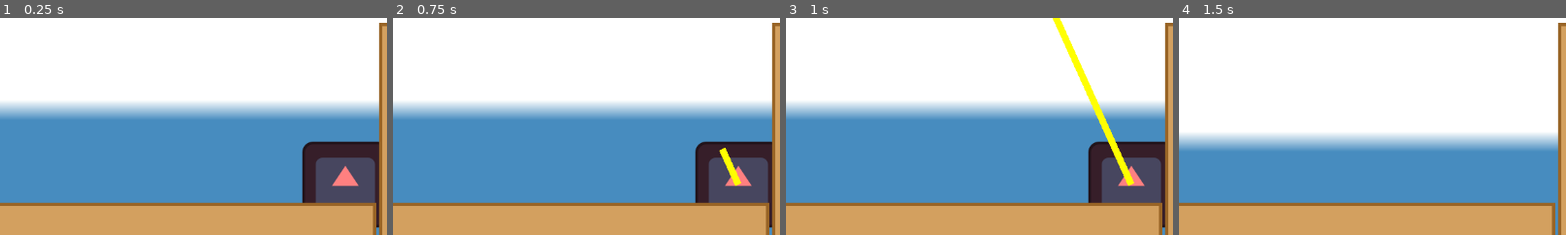
Above: before the commit, frames 1-4 (left to right).
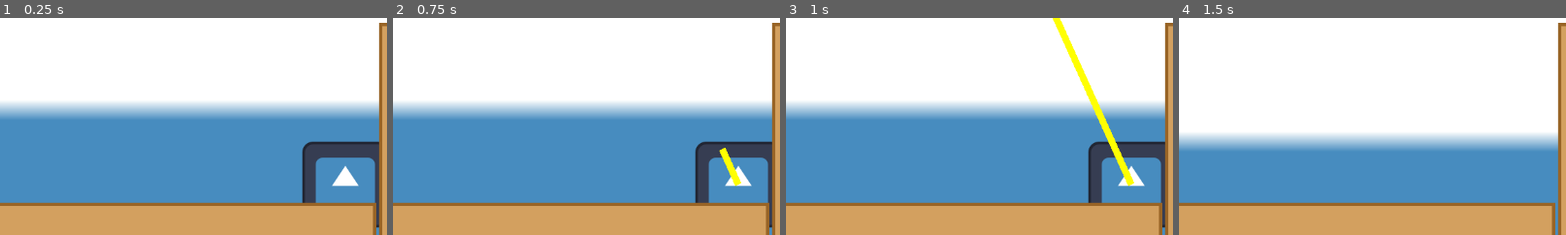
Above: after the commit, the same moments.

Repository: MaddestOfLads/jam-for-a-cause-team-stick-bug-game
Game: Godot game, scene res://Scene/map.tscn
Two runs of this game, one before a commit and one after it. Both use one fixed random seed, a clock stepped at 60 frames per second and the inputs below. The engine's default icon, where the game draws it, is replaced by a stand-in: a white triangle on a blue panel in a dark square.
Inputs (mouse positions are % of the whole screen's width and height, from its top left):
- Up to frame 1 (0.25 s): no input
- Up to frame 2 (0.75 s): tap Enter at 0.5 s; drag from (72, 76) to (60, 28) at 0.52 s
- Up to frame 3 (1 s): no input
- Up to frame 4 (1.5 s): tap Space at 1.25 s; drag from (30, 55) to (72, 76) at 1.27 s
The pictures show only the part of the screen within x 28-78%, y 38-88%; the shares and areas given below are measured in that part.

The runs differ from the first frame. In frame 1, 5.6% of the frame differs, in the area x 78-98%, y 57-97%; in frame 2, 5.3%; in frame 3, 5.2%; in frame 4, nothing differs.

Commit message:
Add radius & indicators

Diff:
--- a/Scene/island.tscn
+++ b/Scene/island.tscn
@@ -2,16 +2,23 @@
 
 [ext_resource type="Script" uid="uid://cx1j5ug5x8k2f" path="res://Script/island.gd" id="1_bm5u3"]
 [ext_resource type="Texture2D" uid="uid://cujvsfwpdtan4" path="res://icon.svg" id="2_w07yj"]
+[ext_resource type="Script" uid="uid://4uui4wr3oe4m" path="res://Scene/radius_circle.gd" id="3_c7upt"]
 
 [sub_resource type="RectangleShape2D" id="RectangleShape2D_sk6ow"]
 size = Vector2(128, 128)
 
-[node name="Island" type="Area2D" unique_id=2017080390]
+[node name="Island" type="Area2D" unique_id=2017080390 node_paths=PackedStringArray("radius_circle")]
 z_index = 1
 script = ExtResource("1_bm5u3")
+radius_circle = NodePath("RadiusCircle")
 
 [node name="CollisionShape2D" type="CollisionShape2D" parent="." unique_id=19922822]
 shape = SubResource("RectangleShape2D_sk6ow")
 
 [node name="Sprite2D" type="Sprite2D" parent="." unique_id=1469256903]
 texture = ExtResource("2_w07yj")
+
+[node name="RadiusCircle" type="Node2D" parent="." unique_id=49595962]
+visible = false
+z_index = -1
+script = ExtResource("3_c7upt")
--- /dev/null
+++ b/Scene/radius_circle.gd
@@ -0,0 +1,7 @@
+class_name RadiusCircle extends Node2D
+
+var radius : int = 500
+var outline_color : Color = Color(0.5, 0.5, 1.0, 0.2)
+
+func _draw() -> void:
+	draw_circle(Vector2.ZERO, radius, outline_color)
--- a/Script/island.gd
+++ b/Script/island.gd
@@ -2,9 +2,13 @@
 
 
 @export var id: int = -1
+@export var radius_circle : RadiusCircle = null
+@export var radius : int = 5
 
-var _default_modulate : Color = Color(1.0, 0.5, 0.5)
-var _hovered_modulate : Color = Color(0.5, 1.0, 0.5)
+const RADIUS_MULTIPLIER : int = 200
+
+var _default_modulate : Color = Color(1.0, 1.0, 1.0)
+var _hovered_modulate : Color = Color(1.5, 1.5, 1.5)
 
 # Signals to wrap the built-in signals mouse_entered and mouse_exited inside custom signals, because these signals have no arguments by default and we also need to pass a reference to the hovered/unhovered island.
 signal island_hovered(island)
@@ -12,18 +16,20 @@
 
 var connected_bridges : Array[Bridge] = []
 
-
 func _ready() -> void:
+	radius_circle.radius = radius * RADIUS_MULTIPLIER
 	mouse_entered.connect(on_mouse_entered)
 	mouse_exited.connect(on_mouse_exited)
 	modulate = _default_modulate
 
 func on_mouse_entered():
 	modulate = _hovered_modulate
+	radius_circle.show()
 	island_hovered.emit(self)
 
 func on_mouse_exited():
 	modulate = _default_modulate
+	radius_circle.hide()
 	island_no_longer_hovered.emit()
 
 func add_bridge(bridge : Bridge):
--- /dev/null
+++ b/island_data.json
@@ -0,0 +1,36 @@
+{
+    "races": {
+        "Obskurs" : {
+            "Description" : "",
+            "Expressed tags" : [],
+            "Incompatible tags" : []
+        },
+        "Sparkies" : {},
+        "Grumples" : {},
+        "Tympanies" : {},
+        "Bookworms" : {},
+        "Sniffies" : {},
+        "Partylooms" : {},
+        "Zappyfunkies" : {},
+        "Ews" : {},
+        "Wooshywoosh" : {},
+        "Perfeaus" : {},
+        "Rigorins" : {},
+        "Icyglops" : {},
+        "Ferragons" : {},
+        "Magmen" : {},
+        "Swoopers" : {},
+        "Goops" : {},
+        "Gloops" : {},
+        "Lazies" : {},
+        "Joggernauts" : {},
+        "Masozhops" : {},
+        "Frewfrews" : {},
+        "Paperies" : {},
+        "Lovidovi" : {},
+        "Pollies" : {},
+        "Splats" : {},
+        "Bloobs" : {}
+
+    }
+}
Not shown, added: Scene/radius_circle.gd.uid
